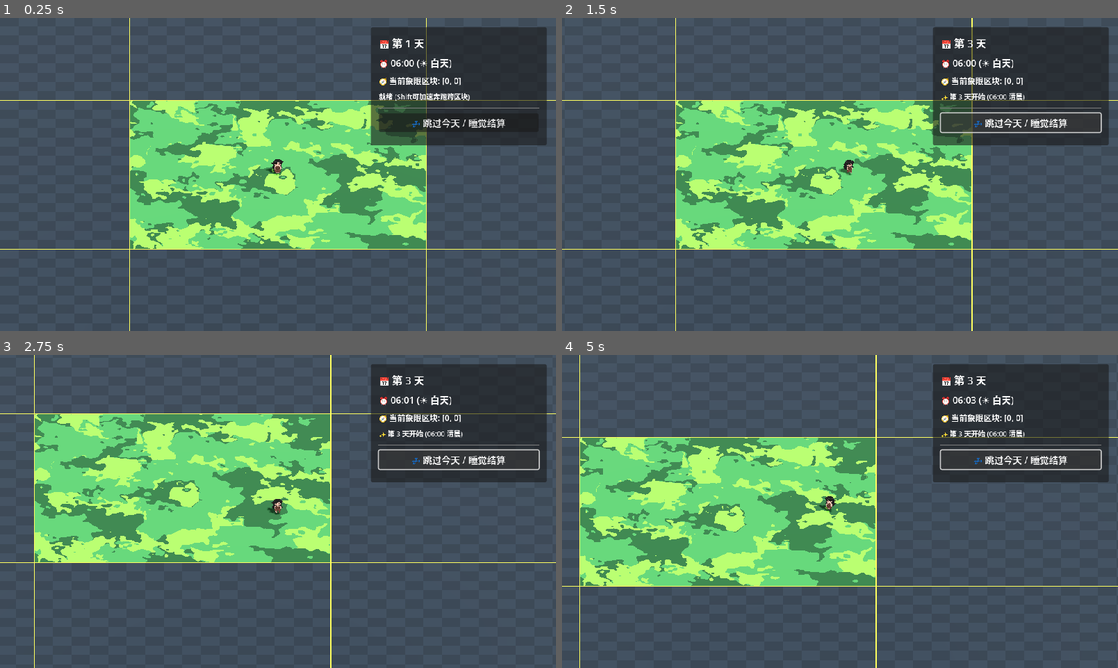
Above: before the commit, frames 1-4 (two rows, left to right).
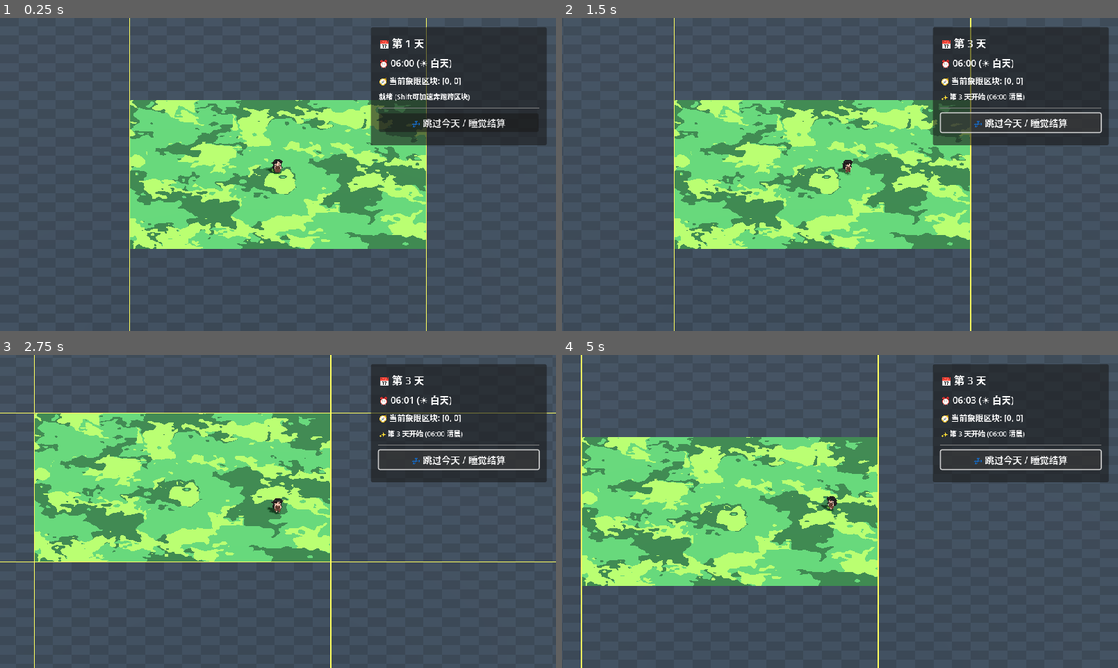
Above: after the commit, the same moments.

Repository: Luo-Mio/Luv002
Game: Godot game, scene res://scenes/main.tscn
Same seed, same stepped clock (60 frames per second), same inputs: the game is played once before the commit and once after it.
Inputs:
- Up to frame 1 (0.25 s): no input
- Up to frame 2 (1.5 s): click "💤 跳过今天 / 睡觉结算" at 0.5 s; tap Enter at 1.25 s; hold Right (ui_right) from 1.28 s (still down); hold Shift from 1.28 s (still down)
- Up to frame 3 (2.75 s): release Right (ui_right) at 2.03 s; release Shift at 2.03 s; hold Down (ui_down) from 2.03 s (still down); tap Shift at 2.1 s
- Up to frame 4 (5 s): release Down (ui_down) at 2.78 s; hold Right (ui_right) 2.78-3.53 s; hold Shift 2.78-3.53 s; hold Up (ui_up) 3.53-4.28 s; tap Shift at 3.6 s; hold Left (ui_left) from 4.28 s (still down); hold Shift from 4.28 s (still down)

The runs differ from the first frame. In frame 1, 1.2% of the frame differs, in the area x 0-100%, y 26-74%; in frame 2, 3.4%; in frame 3, 2.2%; in frame 4, 4.4%, in the area x 0-100%, y 0-100%.

Commit message:
fix: smooth camera diagonal tracking to eliminate alternating pixel jitter

Diff:
--- a/scenes/terrain_studio.tscn
+++ b/scenes/terrain_studio.tscn
@@ -6,13 +6,18 @@
 
 [sub_resource type="FastNoiseLite" id="FastNoiseLite_tdfat"]
 seed = 1234
-frequency = 0.005
+frequency = 0.0034
 fractal_octaves = 3
+fractal_lacunarity = 2.105
+fractal_gain = -0.605
+fractal_weighted_strength = 1.0
 
 [sub_resource type="FastNoiseLite" id="FastNoiseLite_acint"]
 seed = 5678
-frequency = 0.008
+frequency = 0.0047
 fractal_octaves = 3
+fractal_lacunarity = -0.22
+fractal_gain = 0.55
 
 [sub_resource type="FastNoiseLite" id="FastNoiseLite_6g125"]
 seed = 5678
@@ -48,7 +53,7 @@
 [sub_resource type="ShaderMaterial" id="ShaderMaterial_dps0j"]
 shader = ExtResource("3_tdfat")
 shader_parameter/color_mode = 0
-shader_parameter/patch_zoom = 1.0
+shader_parameter/patch_zoom = 0.6
 shader_parameter/base_color = Color(0.22745098, 0.49019608, 0.26666668, 1)
 shader_parameter/enable_dark_patch = true
 shader_parameter/dark_patch_color = Color(0.12941177, 0.30588236, 0.16862746, 1)
@@ -96,6 +101,7 @@
 
 [node name="GrassTerrain" type="Node" parent="TerrainTypes" unique_id=1165023469]
 script = ExtResource("2_6g125")
+patch_zoom = 0.6
 dark_patch_threshold = 0.51
 dark_patch_noise = SubResource("FastNoiseLite_tdfat")
 light_patch_threshold = 0.68
--- a/scripts/camera_controller.gd
+++ b/scripts/camera_controller.gd
@@ -2,9 +2,8 @@
 extends Camera3D
 
 @export var target: Node3D
-@export var follow_speed: float = 10.0
+@export var follow_speed: float = 12.0
 @export var distance: float = 800.0
-@export var pixel_snap: bool = true # 整像素对齐，彻底消除相机浮点平移时的亚像素抖动
 
 # Strict 2:1 Top-Down View:
 # Pitch = -30.0 deg (sin(30°) = 0.5 -> 2:1 depth compression)
@@ -14,8 +13,6 @@
 
 # 960x540 viewport height
 const VIEWPORT_HEIGHT: float = 540.0
-
-var _smooth_position: Vector3 = Vector3.ZERO
 
 func _ready() -> void:
 	projection = Camera3D.PROJECTION_ORTHOGONAL
@@ -30,8 +27,7 @@
 		target = get_tree().get_first_node_in_group("player")
 
 	if target != null:
-		_smooth_position = _calculate_desired_position()
-		global_position = _apply_pixel_snap(_smooth_position) if pixel_snap else _smooth_position
+		global_position = _calculate_desired_position()
 
 func _calculate_desired_position() -> Vector3:
 	var rot_basis = Basis.from_euler(Vector3(deg_to_rad(PITCH_DEG), deg_to_rad(YAW_DEG), 0.0))
@@ -41,16 +37,5 @@
 func _physics_process(delta: float) -> void:
 	if target != null:
 		var desired = _calculate_desired_position()
-		_smooth_position = _smooth_position.lerp(desired, follow_speed * delta)
-		if pixel_snap:
-			global_position = _apply_pixel_snap(_smooth_position)
-		else:
-			global_position = _smooth_position
-
-# 2:1 俯视正交投影下的像素对齐:
-# 水平轴 X: 1 个世界单位 = 1 个视口像素
-# 地面深度轴 Z: sin(30°) = 0.5，所以 2 个 Z 世界单位 = 1 个垂直视口像素
-func _apply_pixel_snap(pos: Vector3) -> Vector3:
-	var snap_x = round(pos.x)
-	var snap_z = round(pos.z * 0.5) * 2.0
-	return Vector3(snap_x, pos.y, snap_z)
+		# 平滑插值跟踪目标，保持对角线运动时 X 轴与 Z 轴严格同步，消除阶梯式交替抖动
+		global_position = global_position.lerp(desired, follow_speed * delta)
